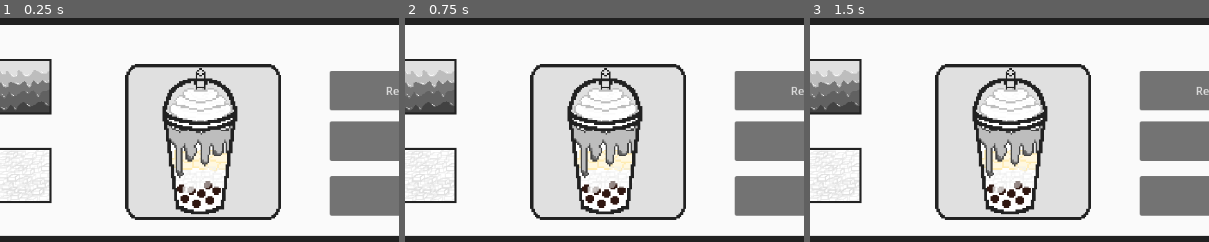
Above: before the commit, frames 1-3 (left to right).
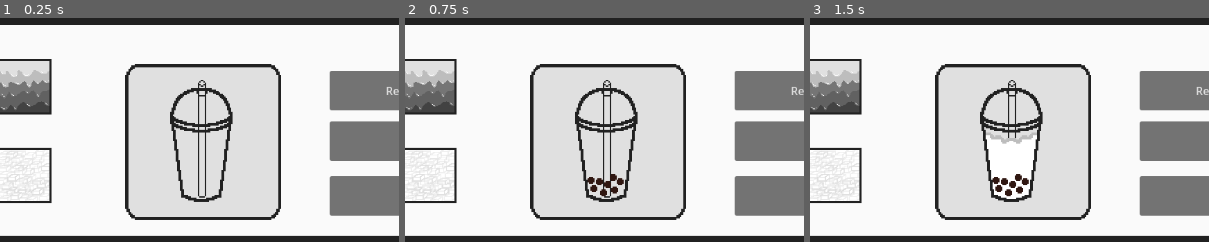
Above: after the commit, the same moments.

Repository: Crystal-153/Drink-Game
Game: Godot game, scene res://main.tscn
Two runs of this game, one before a commit and one after it. Both use one fixed random seed, a clock stepped at 60 frames per second and the inputs below.
Inputs (mouse positions are % of the whole screen's width and height, from its top left):
- Up to frame 1 (0.25 s): no input
- Up to frame 2 (0.75 s): click (9, 65) at 0.5 s
- Up to frame 3 (1.5 s): click (9, 85) at 1.25 s
The pictures show only the part of the screen within x 30-80%, y 50-100%; the shares and areas given below are measured in that part.

The runs differ from the first frame. In frame 1, 8.0% of the frame differs, in the area x 40-60%, y 22-88%; in frame 2, 8.1%; in frame 3, 7.6%.

Commit message:
Just made theboba toggleable and am in the process of doing the tea color changing and toggle stuff when you click on it. also created a color pallete array

Diff:
--- /dev/null
+++ b/drink(main).gd
@@ -0,0 +1,25 @@
+extends Node2D
+
+var counterBoba=0
+var counterTea=0
+# Called when the node enters the scene tree for the first time.
+func _ready() -> void:
+	pass # Replace with function body.
+@onready var boba = $addedBoba
+
+#when player clicks the boba sprite is toggled on and off :DDDD
+func _on_ingredient_boba_add_boba() -> void:
+	if counterBoba==0:
+		boba.visible = true
+		counterBoba+=1
+	else:
+		boba.visible = false
+		counterBoba=0
+
+@onready var tea = $addedTea
+func _on_ingredient_tea_base_add_tea() -> void:
+	if counterTea==0:
+		tea.visible=true
+		counterTea+=1
+	elif counterTea!=7:
+		tea.modulate=Color(1,1,0.5)
--- a/drink(main).tscn
+++ b/drink(main).tscn
@@ -1,5 +1,6 @@
 [gd_scene format=3 uid="uid://cp0gywtq0wpj1"]
 
+[ext_resource type="Script" uid="uid://dj3vch5ryscab" path="res://drink(main).gd" id="1_aico8"]
 [ext_resource type="Texture2D" uid="uid://bc0jlge07fc3e" path="res://MainDrinkPicturesDrawings/pixil-layer-8.png" id="1_u8dwn"]
 [ext_resource type="Texture2D" uid="uid://b71apm72suxy4" path="res://MainDrinkPicturesDrawings/pixil-layer-2.png" id="2_aico8"]
 [ext_resource type="Texture2D" uid="uid://0axvu3ip8d75" path="res://MainDrinkPicturesDrawings/pixil-layer-3.png" id="3_w7esa"]
@@ -10,6 +11,7 @@
 [ext_resource type="Texture2D" uid="uid://timo844n2skg" path="res://MainDrinkPicturesDrawings/pixil-layer-7.png" id="8_8qayk"]
 
 [node name="Node2D" type="Node2D" unique_id=228826666]
+script = ExtResource("1_aico8")
 
 [node name="drinkOutline" type="Sprite2D" parent="." unique_id=519379090]
 z_index = 6
@@ -17,16 +19,19 @@
 texture = ExtResource("1_u8dwn")
 
 [node name="addedTea" type="Sprite2D" parent="." unique_id=27761852]
+visible = false
 z_index = 1
 texture_filter = 1
 texture = ExtResource("2_aico8")
 
 [node name="addedBoba" type="Sprite2D" parent="." unique_id=1801767537]
+visible = false
 z_index = 2
 texture_filter = 1
 texture = ExtResource("3_w7esa")
 
 [node name="addedWhippedCream" type="Sprite2D" parent="." unique_id=801122971]
+visible = false
 z_index = 2
 texture_filter = 1
 texture = ExtResource("4_khk5n")
@@ -36,16 +41,19 @@
 texture = ExtResource("5_tlu8k")
 
 [node name="addedPudding" type="Sprite2D" parent="." unique_id=42326411]
+visible = false
 z_index = 3
 texture_filter = 1
 texture = ExtResource("6_susfe")
 
 [node name="addedJelly" type="Sprite2D" parent="." unique_id=1901733976]
+visible = false
 z_index = 4
 texture_filter = 1
 texture = ExtResource("7_tnd6t")
 
 [node name="addedDrizzle" type="Sprite2D" parent="." unique_id=882193955]
+visible = false
 z_index = 5
 texture_filter = 1
 texture = ExtResource("8_8qayk")
--- /dev/null
+++ b/ingredient_tea_base.gd
@@ -0,0 +1,13 @@
+extends TextureButton
+
+
+# Called when the node enters the scene tree for the first time.
+func _ready() -> void:
+	pass # Replace with function body.
+
+signal add_tea
+
+
+
+func _on_pressed() -> void:
+	emit_signal("add_tea")
--- a/main.tscn
+++ b/main.tscn
@@ -4,6 +4,7 @@
 [ext_resource type="Script" uid="uid://fri2sqdhoukt" path="res://ingredient_boba.gd" id="2_1bvp3"]
 [ext_resource type="Texture2D" uid="uid://b7i8brr32pwkt" path="res://CounterPicturesDrawings/pixil-layer-4.png" id="2_efxa6"]
 [ext_resource type="Texture2D" uid="uid://c7l7ntvhgda7h" path="res://CounterPicturesDrawings/pixil-layer-3.png" id="4_dg77c"]
+[ext_resource type="Script" uid="uid://bqqqbn55pf6qd" path="res://ingredient_tea_base.gd" id="5_efxa6"]
 [ext_resource type="Texture2D" uid="uid://x0i50he1ows1" path="res://CounterPicturesDrawings/pixil-layer-2.png" id="5_ycdy4"]
 [ext_resource type="Texture2D" uid="uid://c4entan1sw5t4" path="res://CounterPicturesDrawings/pixil-layer-1.png" id="6_w48qg"]
 [ext_resource type="Texture2D" uid="uid://usbfwphnvdv3" path="res://CounterPicturesDrawings/pixil-layer-5.png" id="7_vivmo"]
@@ -18,7 +19,7 @@
 offset_bottom = 648.0
 size_flags_horizontal = 3
 size_flags_vertical = 3
-color = Color(0.92941177, 0.8862745, 1, 1)
+color = Color(0.9508577, 0.9717404, 0.97661513, 1)
 
 [node name="counterTop" type="TextureRect" parent="." unique_id=113107902]
 texture_filter = 1
@@ -48,6 +49,7 @@
 texture_normal = ExtResource("4_dg77c")
 ignore_texture_size = true
 stretch_mode = 0
+script = ExtResource("5_efxa6")
 
 [node name="ingredientWhippedCream" type="TextureButton" parent="." unique_id=1116205214]
 texture_filter = 1
@@ -119,7 +121,10 @@
 text = "Redo"
 
 [node name="Node2D" parent="." unique_id=228826666 instance=ExtResource("10_4c57u")]
-position = Vector2(631, 498)
-scale = Vector2(2.4, 2.4)
+position = Vector2(633, 498)
+scale = Vector2(2, 2)
 
+[connection signal="add_Boba" from="ingredientBoba" to="Node2D" method="_on_ingredient_boba_add_boba"]
 [connection signal="pressed" from="ingredientBoba" to="ingredientBoba" method="_on_pressed"]
+[connection signal="add_tea" from="ingredientTeaBase" to="Node2D" method="_on_ingredient_tea_base_add_tea"]
+[connection signal="pressed" from="ingredientTeaBase" to="ingredientTeaBase" method="_on_pressed"]
Not shown, added: drink(main).gd.uid
Not shown, added: ingredient_tea_base.gd.uid
